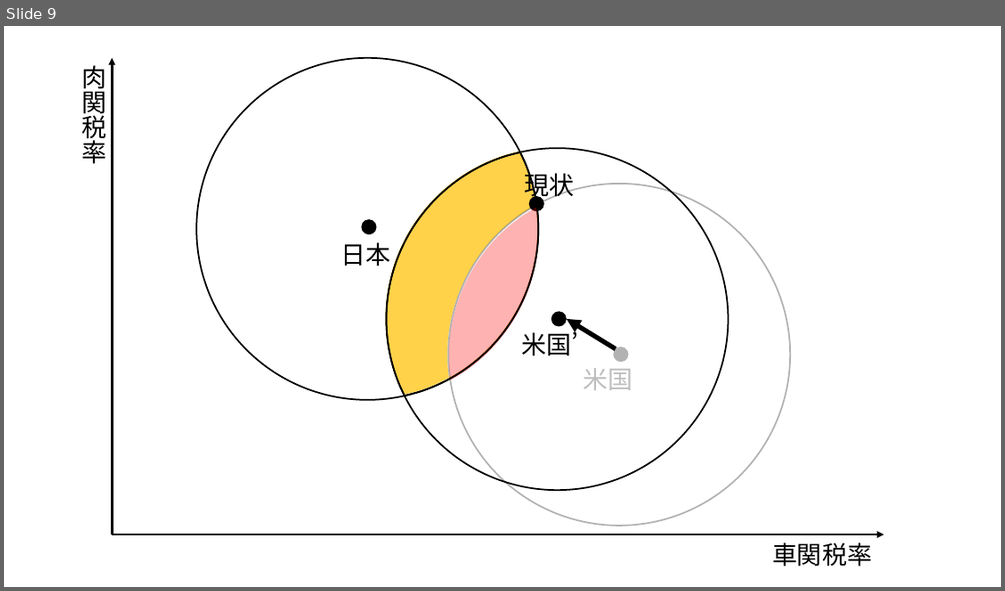
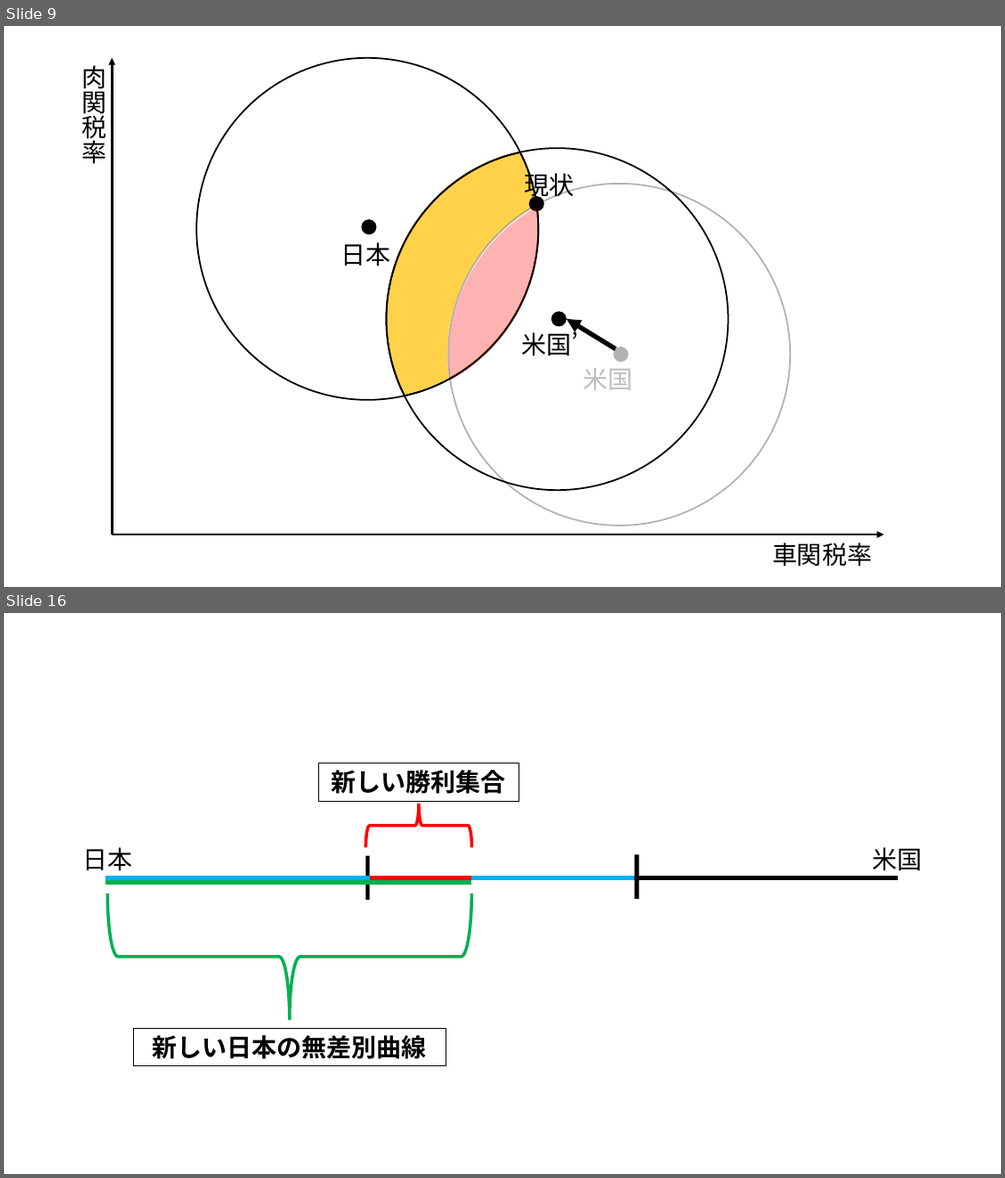
Before and after one commit to junpei-suzuki/IPE1-2026-Gakushuin, a slide deck: figs/DIYfigures_ipe1.pptx. Shown one above the other, each under a label of ours: slide 9 before the commit, slides 9 and 16 after it; the slides between them are not shown. The pictures are 1005x591 and 1005x1178 pixels, drawn with LibreOffice and Linux fonts; fonts in the diff are those of the drawing. Boxes give left, top, right and bottom in pixels: in the first picture for what was removed or moved away, otherwise in the second. Text is boxed around its words. In the diff, an @@ line names an element or a change of style, - is before the commit and + after.

```diff
--- a/figs/DIYfigures_ipe1.pptx
+++ b/figs/DIYfigures_ipe1.pptx
@@ slide 16 added at (4, 613, 1001, 1174), background #FFFFFF @@
@@ line added from (370, 877) to (471, 877), #FF0000 4.5 pt @@
@@ group added at (82, 763, 922, 1065): 4 rectangles, 3 lines, 2 texts, 2 left braces @@
+日本
+米国
+新しい勝利集合
+新しい日本の無差別曲線
```
Also in this commit, not shown: 6 other slides added, 6 other files.
